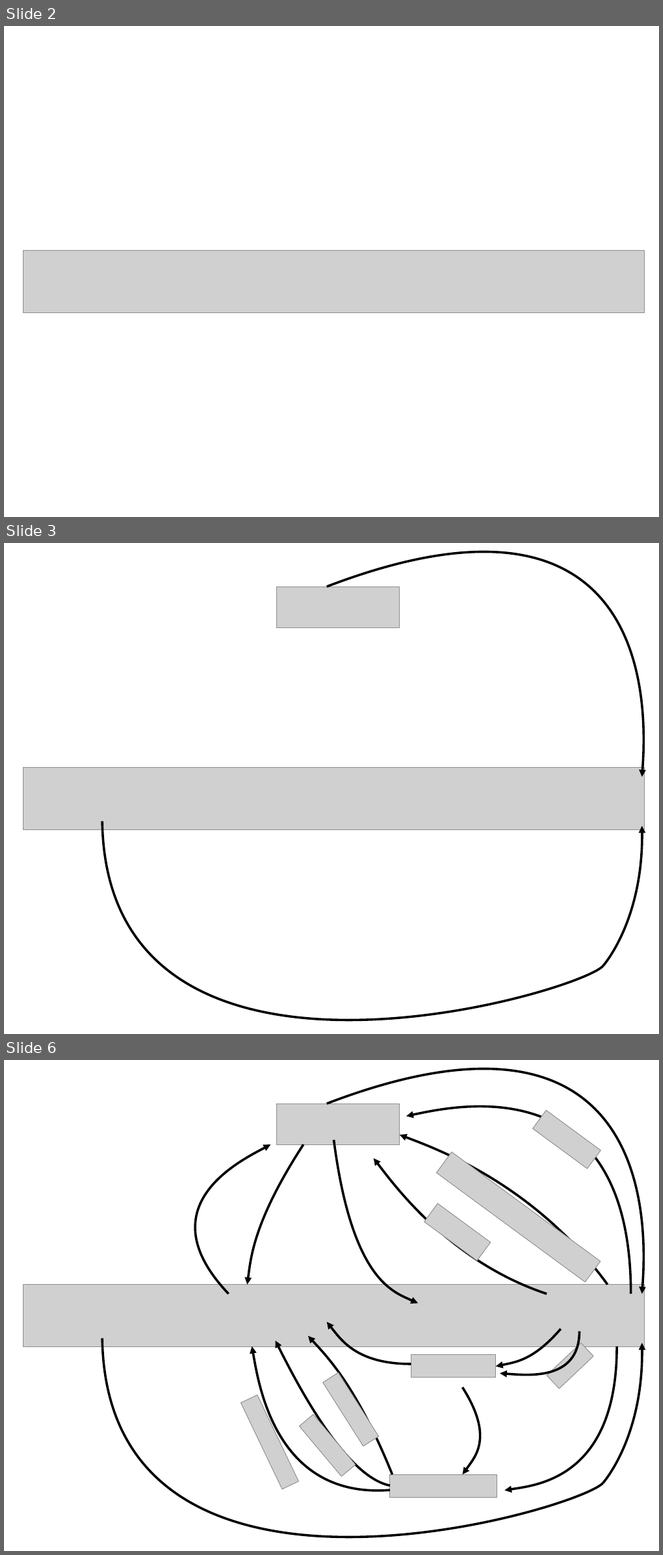
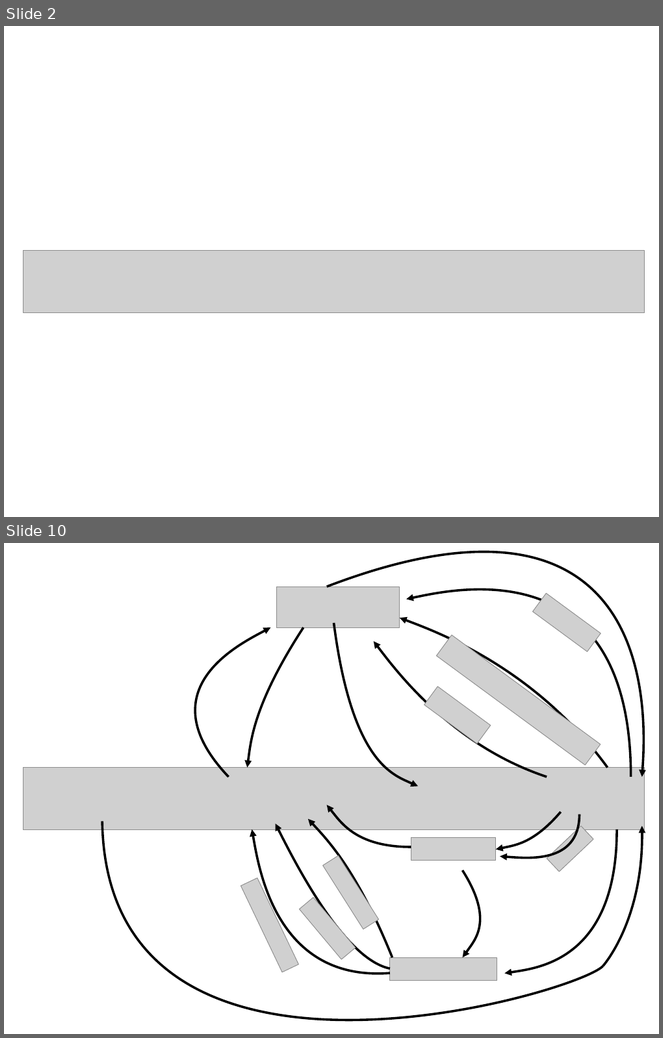
Before and after one commit to douglask3/fireMIPbenchmarking, a slide deck: docs/jules_pres/images/fireCarbonBalance/pp.odp. Shown one above the other, each under a label of ours: slides 2, 3 and 6 before the commit, slides 2 and 10 after it; the slides between them are not shown. The pictures are 663x1555 and 663x1038 pixels, drawn with LibreOffice and Linux fonts; fonts in the diff are those of the drawing; grey boxes stand for pictures. Boxes give left, top, right and bottom in pixels: in the first picture for what was removed or moved away, otherwise in the second. Text is boxed around its words. In the diff, an @@ line names an element or a change of style, - is before the commit and + after.

```diff
--- a/docs/jules_pres/images/fireCarbonBalance/pp.odp
+++ b/docs/jules_pres/images/fireCarbonBalance/pp.odp
@@ slide 3 removed at (x1=4, y1=543, x2=659, y2=1034), background #FFFFFF @@
@@ freeform shape removed at (x1=327, y1=555, x2=643, y2=777) @@
@@ picture removed at (x1=277, y1=587, x2=400, y2=627) @@
@@ picture removed at (x1=23, y1=768, x2=645, y2=830) @@
@@ freeform shape removed at (x1=102, y1=822, x2=603, y2=1021) @@
@@ freeform shape removed at (x1=603, y1=826, x2=642, y2=966) @@
@@ what was slide 6 is now slide 10 @@
```
Also in this commit, not shown: 2 slides changed, 5 slides added, 8 other files.
